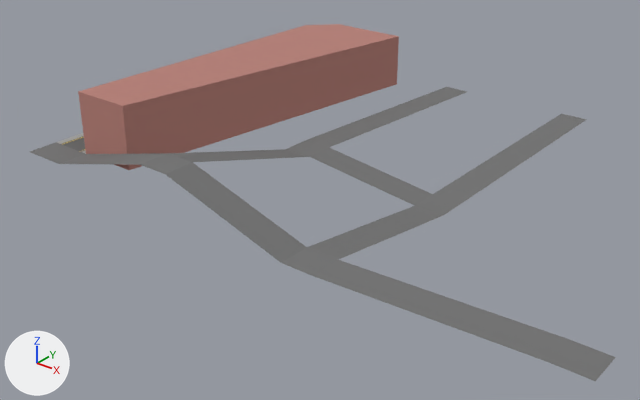
The Blender file assets/models/chunks/lebis.blend as it was, and as the next commit left it.
Both versions are drawn from a camera (50 mm lens) standing at (96.1, -120.5, 46.3) and looking at (32.7, -41.3, -2.8). Lighting does not change. The marker at lower left points along +X, +Y and +Z. The picture after the commit comes second.
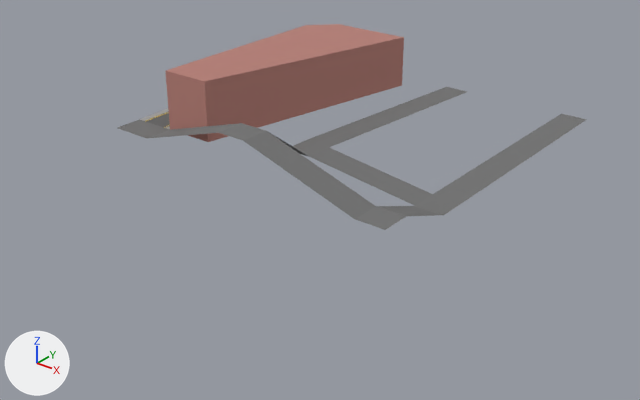
What differs and where, as boxes [x1, y1, x2, y2] in the pictures (640 x 400 px):
'Plane', reshaped: before [30, 87, 616, 381]; after [117, 87, 587, 230]
'Cube', reshaped (25% narrower, 19% shorter): before [78, 24, 399, 170]; after [165, 24, 404, 142]
part 1 of me_plane, cut back: before [30, 133, 616, 381]; after [117, 108, 442, 230]

The change, as a list of edits to the scene's bpy script:
```text
Change me_plane:
    used by ob_plane; location = (0.0, 0.0, 0.0); scale = (2.0, 1.0, 1.0)
    verts and faces of me_plane; kept vertices keep their numbers, new ones are numbered from 32
    before: 0 (2.5, -60.0, 4.0) at pixel (55, 142), 1 (5.5, -60.0, 4.0) at pixel (85, 153), 4 (2.5, -64.0, 4.0) at pixel (28, 151), 5 (5.5, -64.0, 4.0) at pixel (58, 163), 6 (13.0, -60.0, 8.0) at pixel (167, 153)
    before: 7 (13.0, -64.0, 8.0) at pixel (139, 164), 8 (15.0, -60.0, 8.0) at pixel (192, 162), 9 (15.0, -64.0, 8.0) at pixel (165, 174), 10 (23.0, -60.0, 3.0) at pixel (306, 247), 11 (23.0, -64.0, 3.0) at pixel (280, 262)
    before: 12 (25.0, -60.0, 3.0) at pixel (338, 259), 13 (25.0, -64.0, 3.0) at pixel (312, 275), 26 (37.0, -60.0, 4.0) at pixel (568, 339), 27 (37.0, -64.0, 4.0) at pixel (547, 361), 28 (39.0, -60.0, 4.0) at pixel (615, 357)
    before: 29 (39.0, -64.0, 4.0) at pixel (595, 381)
    remove me_plane.from_pydata(...)  # 32 vertices, 16 faces; spans x -1.5..39.0, y -64.0..0.0, z 0.0..8.0
    add me_plane.from_pydata(...)  # 28 vertices, 14 faces; spans x -1.5..25.0, y -52.0..0.0, z 0.0..8.0
    me_plane part 1
    add delete_vertices([*range(26, 30)])  # with the faces that use them
    add for i in [0, 1, 4, 5]: verts[i] += (1.0, 12.0, 0.0)
    add for i in [*range(6, 14)]: verts[i] += (0.0, 12.0, 0.0)
Change me_cube:
    used by ob_cube; location = (9.0, -4.0, 0.0)
    before: 0 (2.0, -56.0, 4.0) at pixel (85, 153), 1 (2.0, -56.0, 12.0) at pixel (78, 91), 10 (6.0, -56.0, 4.0), 11 (6.0, -56.0, 12.0) at pixel (99, 98)
    remove me_cube.from_pydata(...)  # 12 vertices, 8 faces; spans x -6.0..10.0, y -56.0..0.0, z 0.0..12.0
    add me_cube.from_pydata(...)  # 12 vertices, 8 faces; spans x -6.0..11.0, y -44.0..0.0, z 0.0..12.0
    me_cube part 2
    add for i in [0, 1, 10, 11]: me_cube.vertices[i].co += Vector((2.0, 12.0, 0.0))
    me_cube.vertices[4].co: (10.0, -56.0, 4.0) -> (11.0, -44.0, 4.0)  # pixel (129, 170) -> pixel (208, 142)
    me_cube.vertices[5].co: (10.0, -56.0, 12.0) -> (11.0, -44.0, 12.0)  # pixel (122, 105) -> pixel (204, 81)
    me_cube.vertices[6].co: (10.0, 0.0, 0.0) -> (11.0, 0.0, 0.0)  # pixel (396, 84) -> pixel (402, 85)
    me_cube.vertices[7].co: (10.0, 0.0, 8.0) -> (11.0, 0.0, 8.0)  # pixel (398, 36) -> pixel (404, 37)
```
